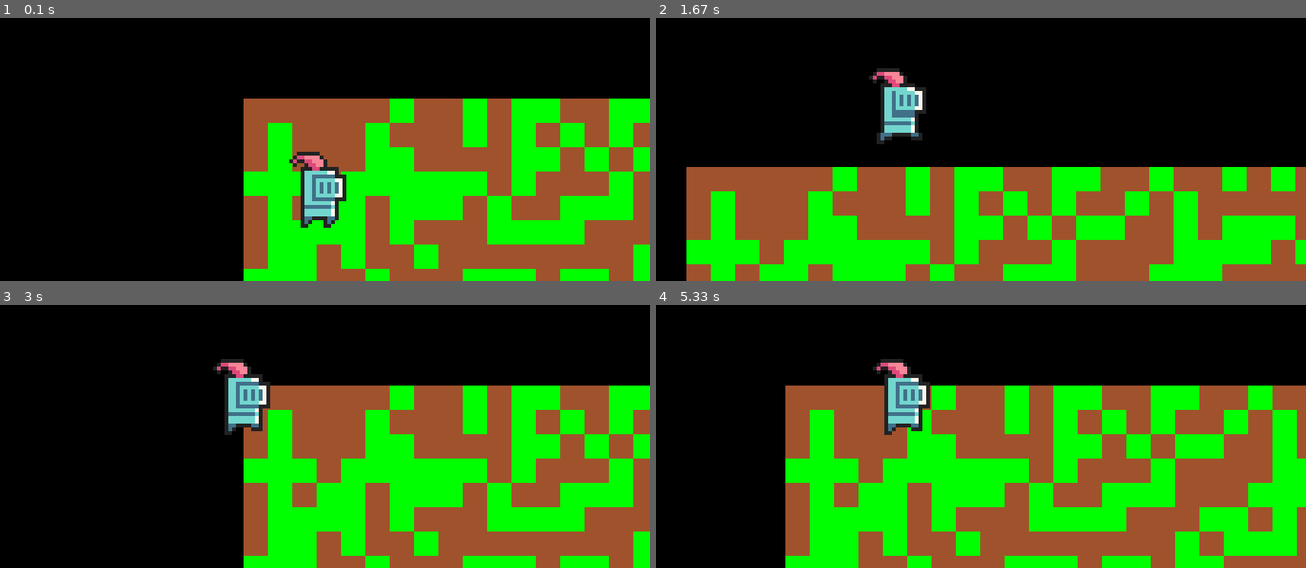
Above: before the commit, frames 1-4 (two rows, left to right).
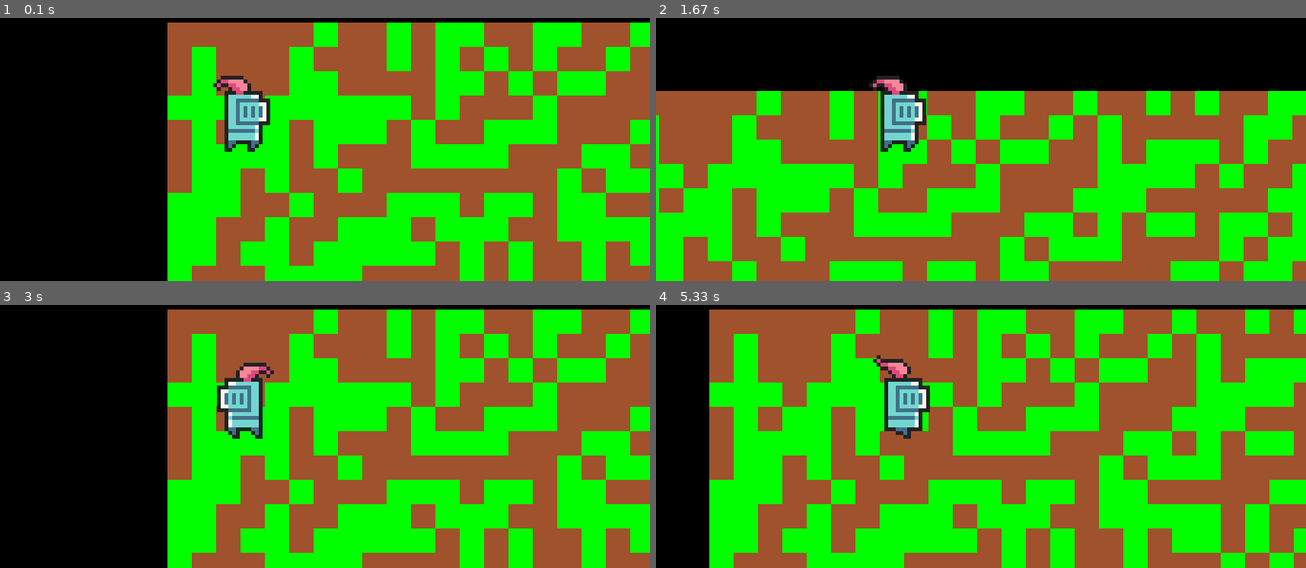
Above: after the commit, the same moments.

Repository: Luc4sKr/Programacao-II
Game: pygame game, started from pygame/003-camera_with_tilemap/main.py
Two runs of this game, one before a commit and one after it. Both use one fixed random seed, a clock stepped at 60 frames per second and the inputs below.
Inputs:
- Up to frame 1 (0.1 s): no input
- Up to frame 2 (1.67 s): hold D 0.33-0.8 s; hold W 0.83-1.13 s; hold D 1.17-1.63 s
- Up to frame 3 (3 s): hold A 1.67-2.2 s; hold S 2.23-2.53 s; hold A 2.57-2.97 s
- Up to frame 4 (5.33 s): hold W 3-3.37 s; hold D 3.4-4.03 s; hold S 4.07-4.43 s; hold A 4.47-4.93 s; hold D from 4.97 s (still down)

The runs differ from the first frame. In frame 1, 54% of the frame differs, in the area x 25-100%, y 1-100%; in frame 2, 53%; in frame 3, 53%; in frame 4, 64%, in the area x 8-100%, y 1-100%.

Commit message:
pygame | camera with tilemap

Diff:
--- a/pygame/003-camera_with_tilemap/src/object.py
+++ b/pygame/003-camera_with_tilemap/src/object.py
@@ -10,7 +10,6 @@
 
         self.rect = self.image.get_rect()
         self.rect.center = pos
-        self.pos = pygame.math.Vector2(pos)
 
 
 class AnimatedObject(Object):
--- a/pygame/003-camera_with_tilemap/src/player.py
+++ b/pygame/003-camera_with_tilemap/src/player.py
@@ -8,8 +8,9 @@
         super().__init__(animation, image, pos, scale)
 
         self.speed = speed
-        self.speed_vector = pygame.math.Vector2()
-        self.pos = pygame.math.Vector2()
+
+        self.direction = pygame.math.Vector2(0, 0)
+        self.pos = pygame.math.Vector2(pos)
 
         self.is_running = False
         self.invert_sprite = False
@@ -18,29 +19,31 @@
         keys = pygame.key.get_pressed()
 
         if keys[pygame.K_w]:
-            self.speed_vector = (0, -1)
-            self.move()
-        if keys[pygame.K_s]:
-            self.speed_vector = (0, 1)
-            self.move()
+            self.direction.y = -1
+        elif keys[pygame.K_s]:
+            self.direction.y = 1
+        else:
+            self.direction.y = 0
 
         if keys[pygame.K_d]:
-            self.speed_vector = (1, 0)
-            self.move()
-        if keys[pygame.K_a]:
-            self.speed_vector = (-1, 0)
-            self.move()
+            self.direction.x = 1
+            self.invert_sprite = False
+        elif keys[pygame.K_a]:
+            self.direction.x = -1
+            self.invert_sprite = True
+        else:
+            self.direction.x = 0
 
-
-
+        self.move()
 
     def move(self):
         self.is_running = False
-        if self.pos.magnitude() != 0:
+        if self.direction.magnitude() != 0:
+            self.direction = self.direction.normalize()
             self.is_running = True
 
-        self.pos.x += self.speed_vector[0] * self.speed
-        self.pos.y += self.speed_vector[1] * self.speed
+        self.pos.x += self.direction.x * self.speed
+        self.pos.y += self.direction.y * self.speed
 
         self.rect.center = self.pos
 
@@ -56,3 +59,5 @@
     def update(self):
         self.input()
         self.animation_control()
+
+        print(self.direction.magnitude())
